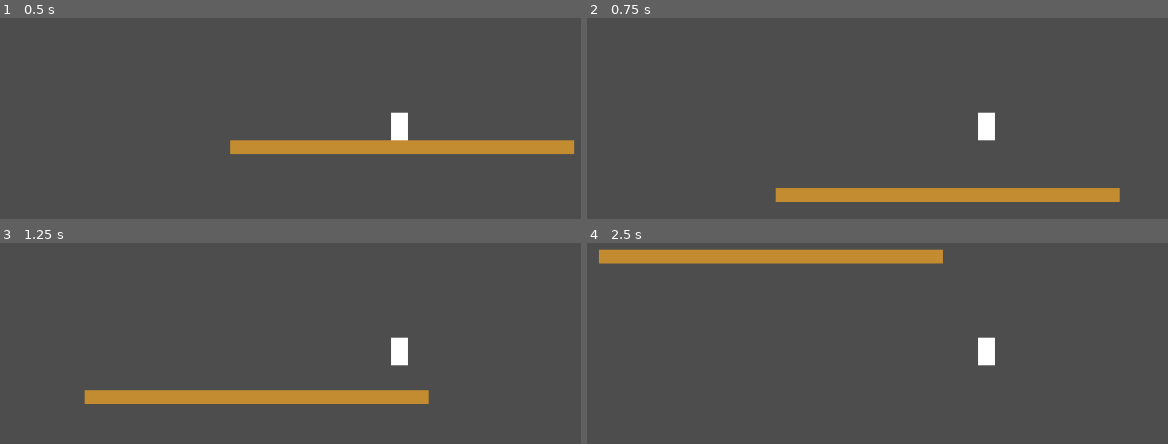
Above: before the commit, frames 1-4 (two rows, left to right).
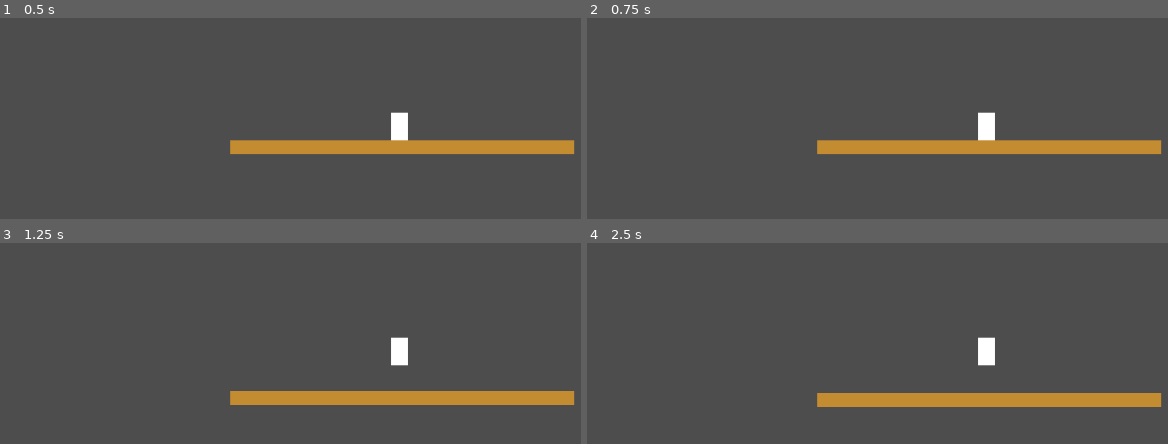
Above: after the commit, the same moments.

Repository: WyrmlingsDev/curse-of-the-empath
Game: Godot game, scene res://scenes/stages/test_stage.tscn
Two runs of this game, one before a commit and one after it. Both use one fixed random seed, a clock stepped at 60 frames per second and the inputs below.
Inputs:
- Up to frame 1 (0.5 s): no input
- Up to frame 2 (0.75 s): tap Enter (ui_accept) at 0.5, 0.6 s; hold Right (ui_right) from 0.53 s (still down)
- Up to frame 3 (1.25 s): keep holding Right (ui_right); tap Space (Jump, bound only after the commit) at 0.77, 0.8, 1.07 s
- Up to frame 4 (2.5 s): tap Space (Jump, bound only after the commit) at 1.35, 1.52, 1.82, 2.3 s; tap Enter (ui_accept) at 1.55, 2.1 s; release Right (ui_right) at 2.03 s; hold Left (ui_left) from 2.03 s (still down)

Frame 1 is identical in both runs. In frame 2, 8.3% of the frame differs, in the area x 32-99%, y 60-92%; in frame 3, 3.8%; in frame 4, 8.5%, in the area x 2-99%, y 2-82%.

Commit message:
feat: add player states and controls

Diff:
--- a/project.godot
+++ b/project.godot
@@ -15,6 +15,34 @@
 config/features=PackedStringArray("4.6", "GL Compatibility")
 config/icon="res://icon.svg"
 
+[input]
+
+Jump={
+"deadzone": 0.2,
+"events": [Object(InputEventKey,"resource_local_to_scene":false,"resource_name":"","device":-1,"window_id":0,"alt_pressed":false,"shift_pressed":false,"ctrl_pressed":false,"meta_pressed":false,"pressed":false,"keycode":0,"physical_keycode":32,"key_label":0,"unicode":32,"location":0,"echo":false,"script":null)
+]
+}
+Melee={
+"deadzone": 0.2,
+"events": [Object(InputEventKey,"resource_local_to_scene":false,"resource_name":"","device":-1,"window_id":0,"alt_pressed":false,"shift_pressed":false,"ctrl_pressed":false,"meta_pressed":false,"pressed":false,"keycode":0,"physical_keycode":74,"key_label":0,"unicode":106,"location":0,"echo":false,"script":null)
+]
+}
+Ranged={
+"deadzone": 0.2,
+"events": [Object(InputEventKey,"resource_local_to_scene":false,"resource_name":"","device":-1,"window_id":0,"alt_pressed":false,"shift_pressed":false,"ctrl_pressed":false,"meta_pressed":false,"pressed":false,"keycode":0,"physical_keycode":75,"key_label":0,"unicode":107,"location":0,"echo":false,"script":null)
+]
+}
+Left={
+"deadzone": 0.2,
+"events": [Object(InputEventKey,"resource_local_to_scene":false,"resource_name":"","device":-1,"window_id":0,"alt_pressed":false,"shift_pressed":false,"ctrl_pressed":false,"meta_pressed":false,"pressed":false,"keycode":0,"physical_keycode":65,"key_label":0,"unicode":97,"location":0,"echo":false,"script":null)
+]
+}
+Right={
+"deadzone": 0.2,
+"events": [Object(InputEventKey,"resource_local_to_scene":false,"resource_name":"","device":-1,"window_id":0,"alt_pressed":false,"shift_pressed":false,"ctrl_pressed":false,"meta_pressed":false,"pressed":false,"keycode":0,"physical_keycode":68,"key_label":0,"unicode":100,"location":0,"echo":false,"script":null)
+]
+}
+
 [physics]
 
 3d/physics_engine="Jolt Physics"
--- a/scripts/player/player.gd
+++ b/scripts/player/player.gd
@@ -1,25 +1,62 @@
 extends CharacterBody2D
 
+class_name Player
 
-const SPEED = 300.0
-const JUMP_VELOCITY = -400.0
+@export var speed = 300.0
+@export var max_health = 100.0
+@export var current_health = 100.0
+@export var i_frame = 800.0
+@export var i_frame_timer = 0.0
+@export var jump = -300.0
 
+var state: PlayerState
+var states: Dictionary[Variant, Variant] = {}
+var facing_direction: Vector2 = Vector2.ZERO
+
+func _ready() -> void:
+	states = {
+		"idle": preload("res://scripts/player/states/player_idle_state.gd").new(),
+		"move": preload("res://scripts/player/states/player_move_state.gd").new(),
+		"jump": preload("res://scripts/player/states/player_jump_state.gd").new(),
+		"fall": preload("res://scripts/player/states/player_fall_state.gd").new(),
+		"melee": preload("res://scripts/player/states/player_attack_melee_state.gd").new(),
+		"ranged": preload("res://scripts/player/states/player_attack_ranged_state.gd").new(),
+	}
+
+	for _state in states.values():
+		_state.player = self
+		add_child(_state)
+
+	_set_state("idle")
 
 func _physics_process(delta: float) -> void:
-	# Add the gravity.
+	if not state:
+		return
+
+	_apply_i_frames(delta)
+
 	if not is_on_floor():
 		velocity += get_gravity() * delta
 
-	# Handle jump.
-	if Input.is_action_just_pressed("ui_accept") and is_on_floor():
-		velocity.y = JUMP_VELOCITY
+	state.physics_update(delta)
+	move_and_slide()
 
-	# Get the input direction and handle the movement/deceleration.
-	# As good practice, you should replace UI actions with custom gameplay actions.
-	var direction := Input.get_axis("ui_left", "ui_right")
-	if direction:
-		velocity.x = direction * SPEED
-	else:
-		velocity.x = move_toward(velocity.x, 0, SPEED)
+func _set_state(state_name) -> void:
+	if not states.has(state_name):
+		push_warning("State '%s' not found" % state_name)
+		return
 
-	move_and_slide()
+	if state == states[state_name]:
+		return
+
+	if state:
+		state.exit(states[state_name])
+
+	var prev: PlayerState = state
+	state = states[state_name]
+	state.enter(prev)
+
+func _apply_i_frames(delta):
+	if i_frame_timer > 0.0:
+		i_frame_timer -= delta
+		i_frame_timer = max(i_frame_timer, 0.0)
--- /dev/null
+++ b/scripts/player/states/player_attack_melee_state.gd
@@ -0,0 +1,15 @@
+extends PlayerState
+
+class_name PlayerAttackMeleeState
+
+func enter(prev_state: PlayerState) -> void:
+	pass
+
+func exit(next_state: PlayerState) -> void:
+	pass
+
+func handle_input(event: InputEvent) -> void:
+	pass
+
+func physics_update(delta: float) -> void:
+	pass
--- /dev/null
+++ b/scripts/player/states/player_attack_ranged_state.gd
@@ -0,0 +1,15 @@
+extends PlayerState
+
+class_name PlayerAttackRangedState
+
+func enter(prev_state: PlayerState) -> void:
+	pass
+
+func exit(next_state: PlayerState) -> void:
+	pass
+
+func handle_input(event: InputEvent) -> void:
+	pass
+
+func physics_update(delta: float) -> void:
+	pass
--- /dev/null
+++ b/scripts/player/states/player_fall_state.gd
@@ -0,0 +1,14 @@
+extends PlayerState
+
+class_name PlayerFallState
+
+func physics_update(delta: float) -> void:
+	var x = Input.get_axis("Left", "Right")
+
+	player.velocity.x = x * player.speed
+
+	if player.is_on_floor():
+		if x != 0.0:
+			player._set_state("move")
+		else:
+			player._set_state("idle")
--- /dev/null
+++ b/scripts/player/states/player_idle_state.gd
@@ -0,0 +1,17 @@
+extends PlayerState
+
+class_name PlayerIdleState
+
+func enter(prev_state: PlayerState) -> void:
+	player.velocity.x = 0
+
+func physics_update(delta: float) -> void:
+	var x = Input.get_axis("Left", "Right")
+
+	if Input.is_action_just_pressed("Jump") and player.is_on_floor():
+		player._set_state("jump")
+		return
+
+	if x != 0:
+		player._set_state("move")
+		return
--- /dev/null
+++ b/scripts/player/states/player_jump_state.gd
@@ -0,0 +1,23 @@
+extends PlayerState
+
+class_name PlayerJumpState
+
+func enter(_prev_state: PlayerState) -> void:
+	player.velocity.y = player.jump
+
+func physics_update(delta: float) -> void:
+	var x = Input.get_axis("Left", "Right")
+
+	if x < 0:
+		player.facing_direction = Vector2.LEFT
+	else:
+		player.facing_direction = Vector2.RIGHT
+
+	player.velocity.x = x * player.speed
+
+	if player.is_on_floor():
+		player._set_state("idle")
+		return
+
+	if player.velocity.y > 0:
+		player._set_state("fall")
--- /dev/null
+++ b/scripts/player/states/player_move_state.gd
@@ -0,0 +1,20 @@
+extends PlayerState
+
+class_name PlayerMoveState
+
+func physics_update(delta: float) -> void:
+	var x = Input.get_axis("Left", "Right")
+
+	if x < 0:
+		player.facing_direction = Vector2.LEFT
+	else:
+		player.facing_direction = Vector2.RIGHT
+
+	player.velocity.x = x * player.speed
+
+	if Input.is_action_just_pressed("Jump") and player.is_on_floor():
+		player._set_state("jump")
+		return
+
+	if x == 0.0:
+		player._set_state("idle")
--- /dev/null
+++ b/scripts/player/states/player_state.gd
@@ -0,0 +1,17 @@
+extends Node
+
+class_name PlayerState
+
+var player: Player
+
+func enter(prev_state: PlayerState) -> void:
+	pass
+
+func exit(next_state: PlayerState) -> void:
+	pass
+
+func handle_input(event: InputEvent) -> void:
+	pass
+
+func physics_update(delta: float) -> void:
+	pass
Not shown, added: scripts/player/states/player_attack_melee_state.gd.uid
Not shown, added: scripts/player/states/player_attack_ranged_state.gd.uid
Not shown, added: scripts/player/states/player_fall_state.gd.uid
Not shown, added: scripts/player/states/player_idle_state.gd.uid
Not shown, added: scripts/player/states/player_jump_state.gd.uid
Not shown, added: scripts/player/states/player_move_state.gd.uid
Not shown, added: scripts/player/states/player_state.gd.uid
